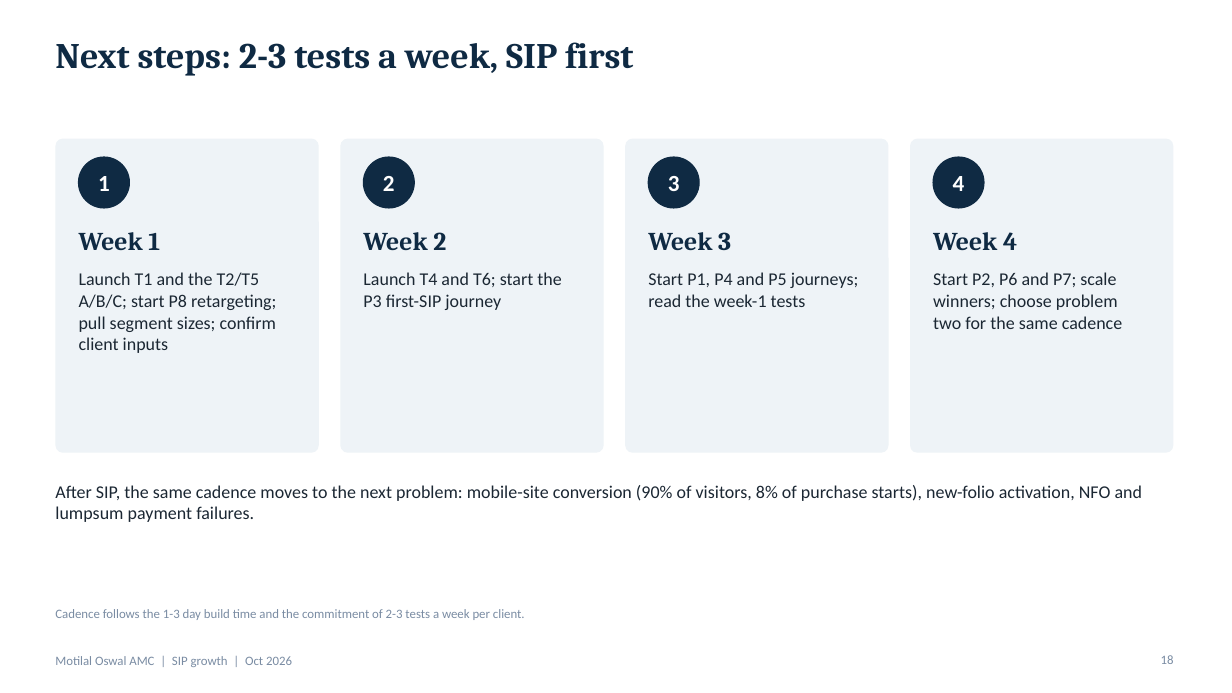
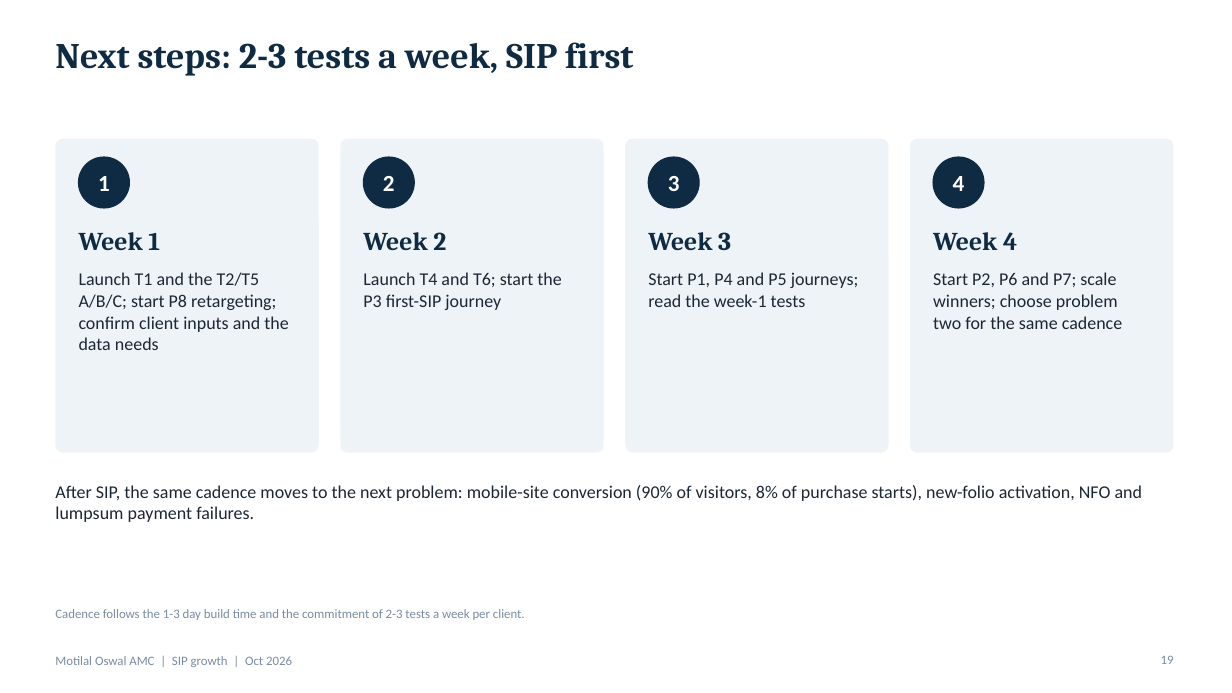
Before and after one commit to mandy7/Projects, a slide deck: slide 19 of SIP_Growth_Programme.pptx (slide 18 before the commit). Drawn at 1232x693 pixels with LibreOffice and Linux fonts; fonts in the diff are those of the drawing. Boxes give left, top, right and bottom in pixels: in the first picture for what was removed or moved away, otherwise in the second. Text is boxed around its words. In the diff, an @@ line names an element or a change of style, - is before the commit and + after.

```diff
--- a/SIP_Growth_Programme.pptx
+++ b/SIP_Growth_Programme.pptx
@@ text at box(79, 272, 288, 350): text changed @@
-Launch T1 and the T2/T5 A/B/C; start P8 retargeting; pull segment sizes; confirm client inputs
+Launch T1 and the T2/T5 A/B/C; start P8 retargeting; confirm client inputs and the data needs
@@ page number at box(1161, 656, 1174, 664): text changed @@
-18
+19
```
Also in this commit, not shown: 6 other slides changed, 1 slide added.
